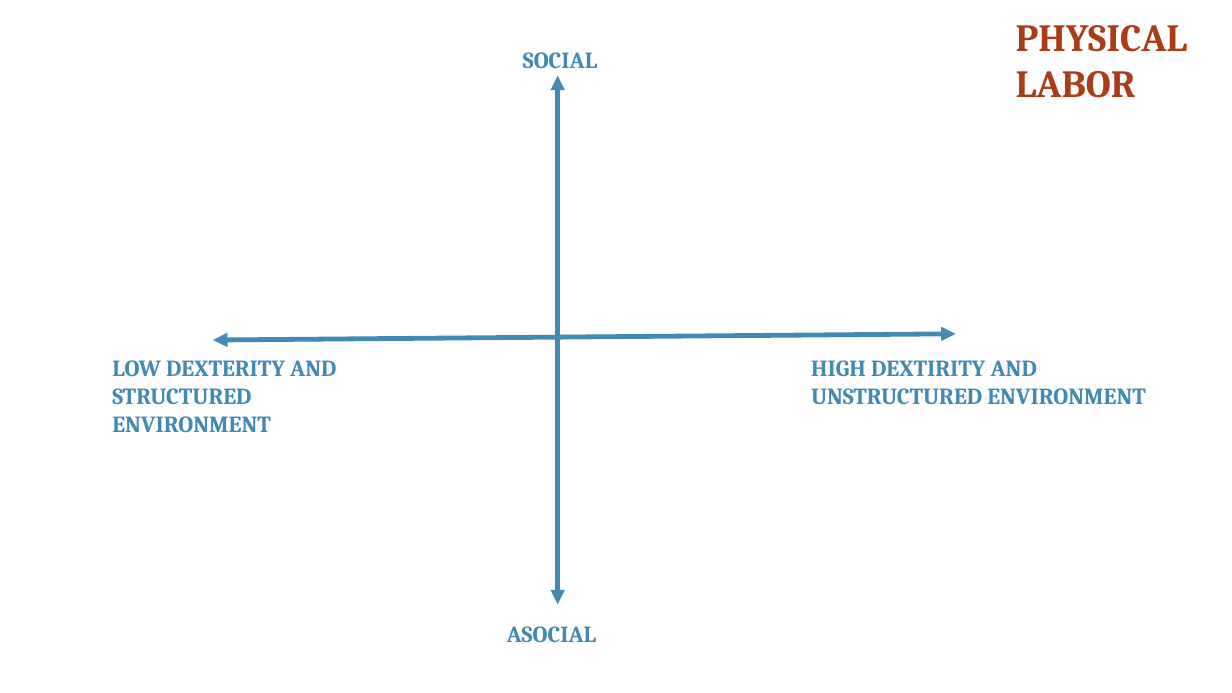
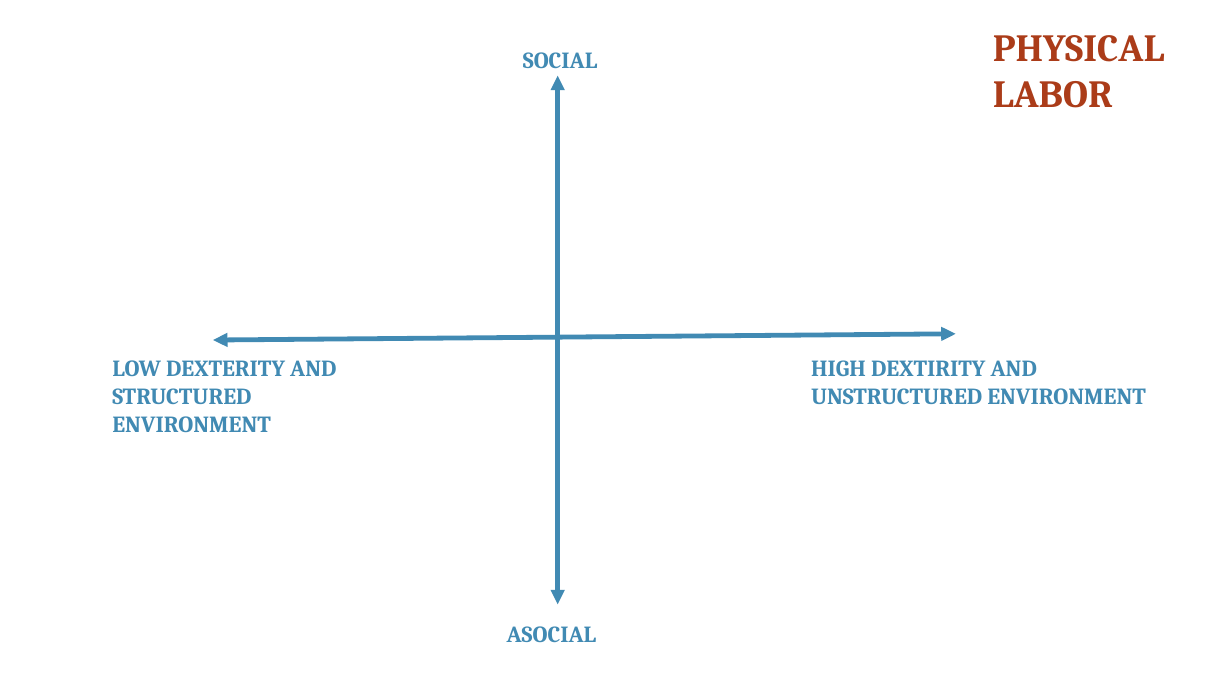
Before and after one commit to franckalbinet/itu-eaco-zanzibar-12-2018, a slide deck: slide 22 of presentations/session-9-open-issues-in-ai.pptx. Drawn at 1232x693 pixels with LibreOffice and Linux fonts; fonts in the diff are those of the drawing; background and template pictures are left out. Boxes give left, top, right and bottom in pixels: in the first picture for what was removed or moved away, otherwise in the second. Text is boxed around its words. In the diff, an @@ line names an element or a change of style, - is before the commit and + after.

```diff
--- a/presentations/session-9-open-issues-in-ai.pptx
+++ b/presentations/session-9-open-issues-in-ai.pptx
@@ text "PHYSICAL": place and size @@
-text "PHYSICAL" at bbox=[1016, 25, 1188, 98]
+text "PHYSICAL" at bbox=[993, 35, 1165, 108]
```
Also in this commit, not shown: 2 other slides changed, 3 other files.
